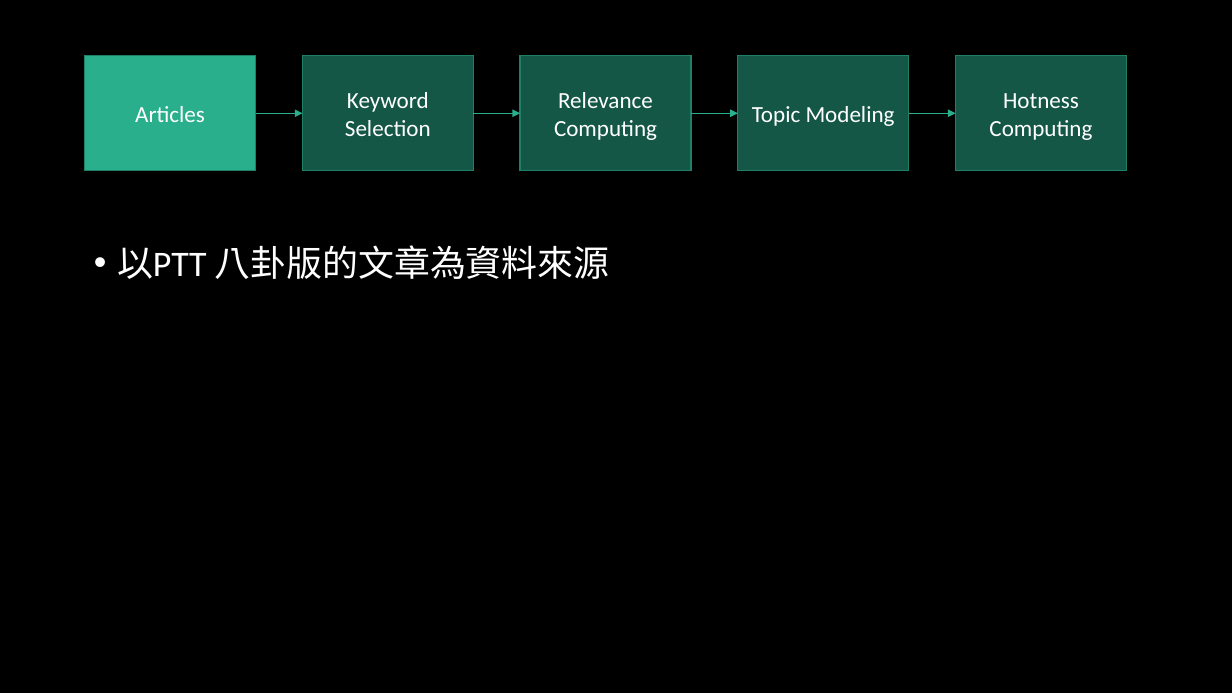
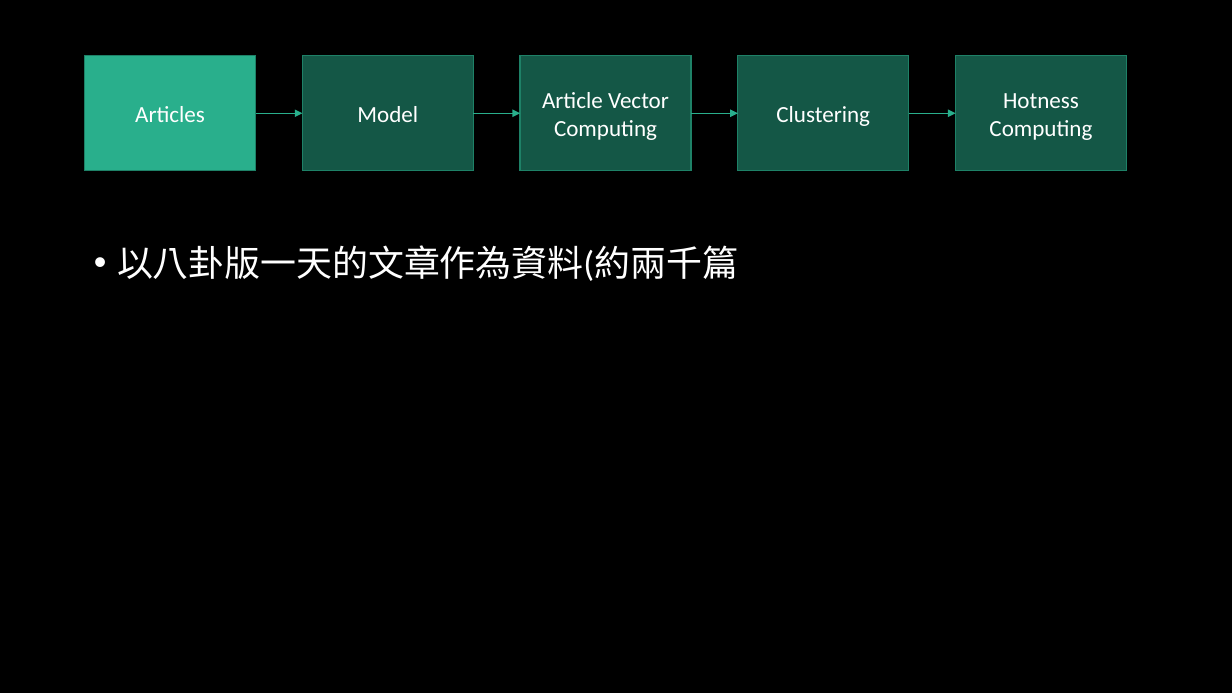
Before and after one commit to ZhongTing/HotTopicDetection, a slide deck: slide 11 of Hot-Topic-Detection.pptx (slide 5 before the commit). Drawn at 1232x693 pixels with LibreOffice and Linux fonts; fonts in the diff are those of the drawing. Boxes give left, top, right and bottom in pixels: in the first picture for what was removed or moved away, otherwise in the second. Text is boxed around its words. In the diff, an @@ line names an element or a change of style, - is before the commit and + after.

Commit message:
update ppt

```diff
--- a/Hot-Topic-Detection.pptx
+++ b/Hot-Topic-Detection.pptx
@@ text in rectangle at (357, 106, 418, 122): text changed @@
-Keyword
-Selection
+Model
@@ text in rectangle at (542, 92, 669, 140): text changed @@
-Relevance
-Computing
+Article Vector
+Computing
@@ text in rectangle at (776, 106, 870, 126): text changed @@
-Topic Modeling
+Clustering
@@ text at (117, 245, 738, 281): text changed @@
-• 以PTT 八卦版的文章為資料來源
+• 以八卦版一天的文章作為資料(約兩千篇
```
Also in this commit, not shown: 4 other slides changed, 11 slides added, 12 slides removed, 1 other file.
